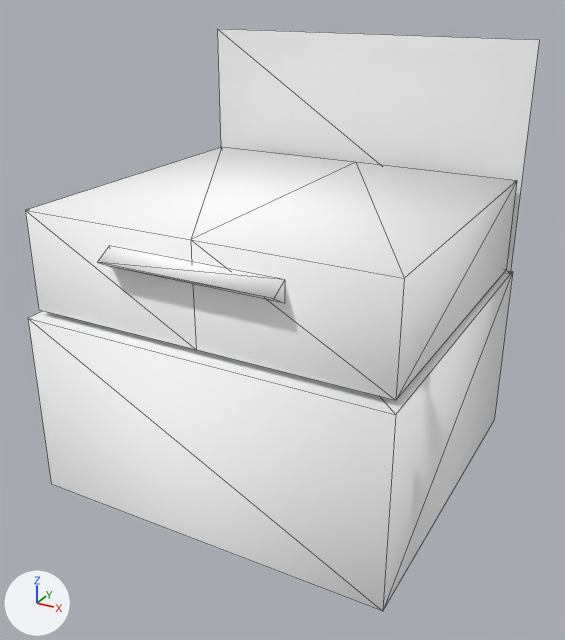
What one commit did to the glTF model public/3d/item/model__item__shop.ofs_3526_0/3526IMOT01_07.gltf.
Rendered twice from a 50 mm camera at (0.908, -1.658, 1.245) aimed at (0.009, -0.022, 0.427). Every picture has the same lights, and +X, +Y and +Z are marked at lower left. The picture after the commit comes second. Mesh edges are drawn as thin lines.

Script lines for the objects in view, before the commit:
```python
mat_imot01_07_0 = principled_material('imot01_07_0')
mat_imot01_07_0.base_color = (1.0, 1.0, 1.0)  # white #ffffff
mat_imot01_07_0.roughness = 1.0
mat_imot01_07_2 = principled_material('imot01_07_2')
mat_imot01_07_2.base_color = (1.0, 1.0, 1.0)  # white #ffffff
mat_imot01_07_2.roughness = 1.0
mat_imot01_07_3 = principled_material('imot01_07_3')
mat_imot01_07_3.base_color = (1.0, 1.0, 1.0)  # white #ffffff
mat_imot01_07_3.roughness = 1.0
me_3526imot01_07 = bpy.data.meshes.new('3526IMOT01_07')
me_3526imot01_07.from_pydata(...)  # 58 vertices, 64 faces; spans x -0.475..0.475, y -0.444..0.475, z -0.073..1.1
# faces by material slot: [26, 34, 4]
me_3526imot01_07.materials.append(mat_imot01_07_3)  # white #ffffff
me_3526imot01_07.materials.append(mat_imot01_07_2)  # white #ffffff
me_3526imot01_07.materials.append(mat_imot01_07_0)  # white #ffffff
ob_3526imot01_07 = bpy.data.objects.new('3526IMOT01_07', me_3526imot01_07)
ob_3526imot01_07.location = (0.0, 0.0, 0.0)
```
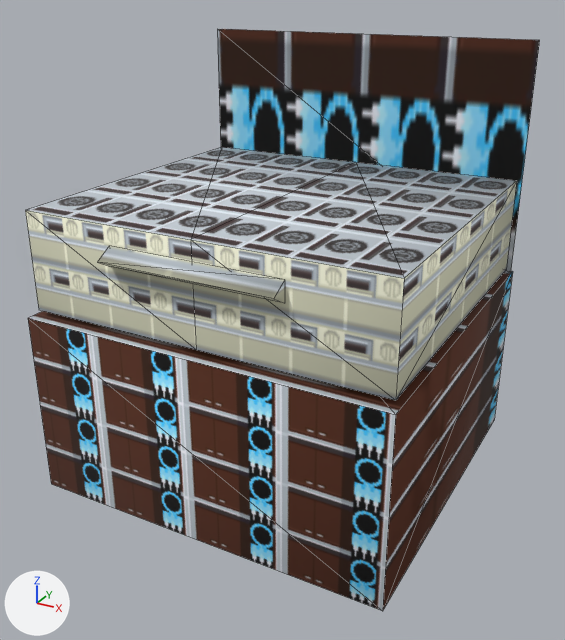
Scene script edits in JSON lines:
```json
{"op": "add", "block": "img_imot01_07_0", "code": ["img_imot01_07_0 = load_image('imot01_07_0', '_unpacked/imot01_07_0', 32, 32, 'sRGB')"]}
{"op": "add", "block": "img_imot01_07_2", "code": ["img_imot01_07_2 = load_image('imot01_07_2', '_unpacked/imot01_07_2', 32, 32, 'sRGB')"]}
{"op": "add", "block": "img_imot01_07_3", "code": ["img_imot01_07_3 = load_image('imot01_07_3', '_unpacked/imot01_07_3', 64, 32, 'sRGB')"]}
{"op": "remove", "block": "mat_imot01_07_3", "code": "mat_imot01_07_3.base_color = (1.0, 1.0, 1.0)  # white #ffffff"}
{"op": "add", "block": "mat_imot01_07_3", "code": "mat_imot01_07_3.texture = img_imot01_07_3"}
{"op": "remove", "block": "mat_imot01_07_2", "code": "mat_imot01_07_2.base_color = (1.0, 1.0, 1.0)  # white #ffffff"}
{"op": "add", "block": "mat_imot01_07_2", "code": "mat_imot01_07_2.texture = img_imot01_07_2"}
{"op": "remove", "block": "mat_imot01_07_0", "code": "mat_imot01_07_0.base_color = (1.0, 1.0, 1.0)  # white #ffffff"}
{"op": "add", "block": "mat_imot01_07_0", "code": "mat_imot01_07_0.texture = img_imot01_07_0"}
```

Location of each change, (x1, y1, x2, y2) in pixels of the pictures (565 x 640 px):
```json
{"object": "3526IMOT01_07", "change": "surface changed", "before": [25, 29, 540, 611], "after": [25, 29, 540, 611], "on screen": "darker"}
```
